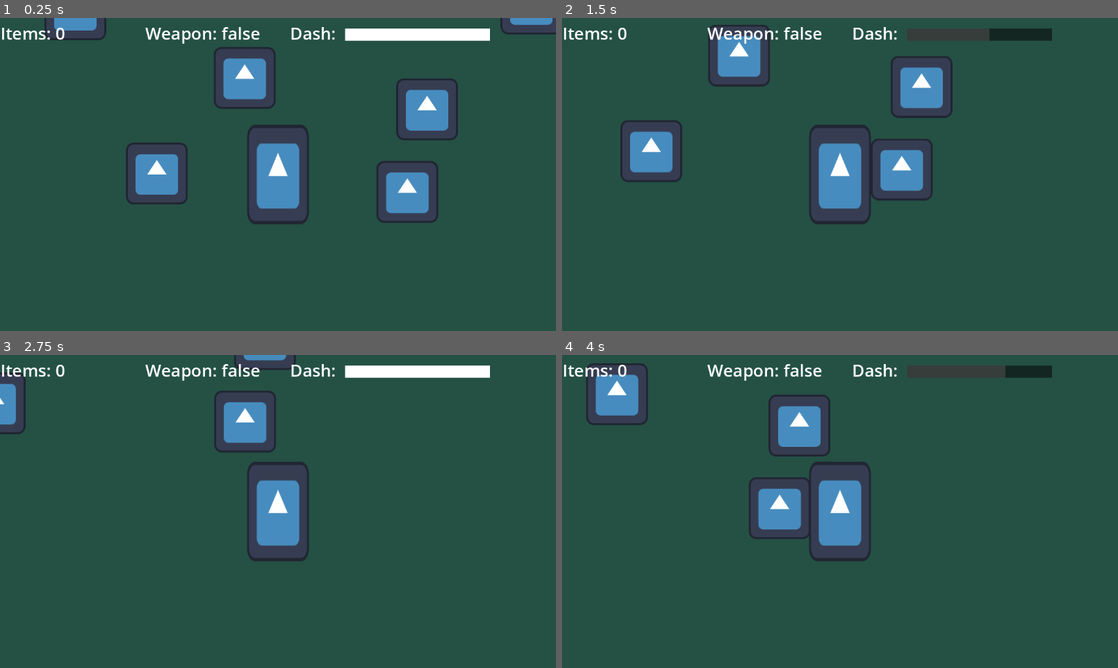
Above: before the commit, frames 1-4 (two rows, left to right).
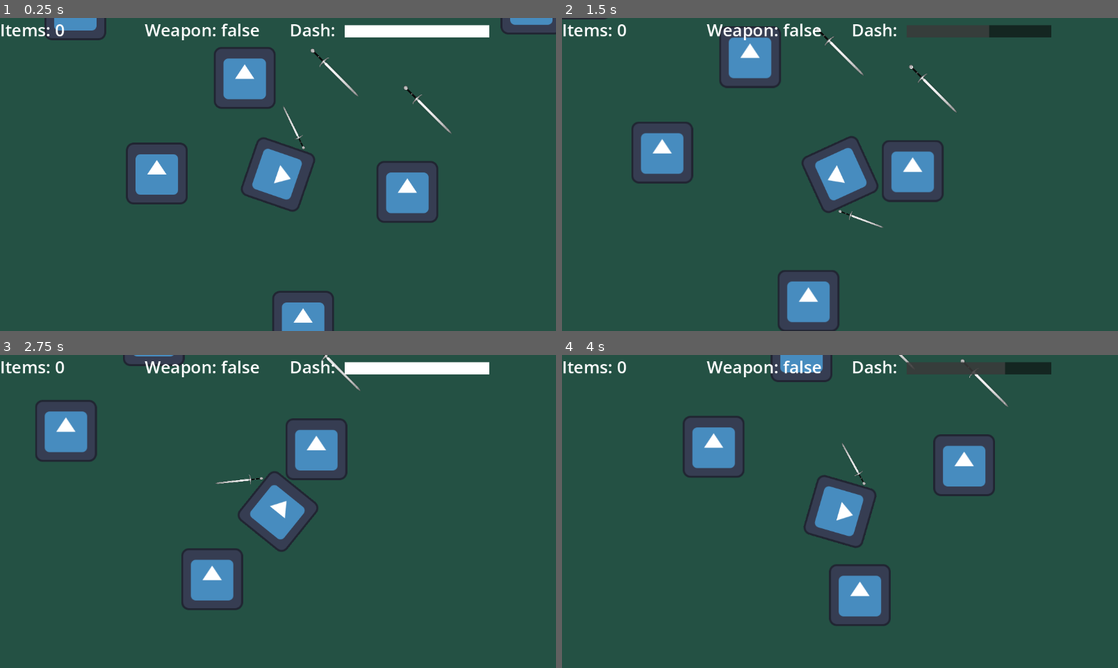
Above: after the commit, the same moments.

Repository: PierceFrancis/Godot-Final-Project
Game: Godot game, scene res://Scenes/main.tscn
Two runs of this game, one before a commit and one after it. Both use one fixed random seed, a clock stepped at 60 frames per second and the inputs below. The engine's default icon, where the game draws it, is replaced by a stand-in: a white triangle on a blue panel in a dark square.
Inputs (mouse positions are in pixels of both pictures, inside the frame that each line leads up to):
- Up to frame 1 (0.25 s): no input
- Up to frame 2 (1.5 s): move the mouse to (962, 158) at 0.52 s; hold D (move_right) 0.53-1.28 s; hold Space (dash) 0.53-1.28 s; tap E (action_button) at 0.6 s; move the mouse to (728, 190) at 1.27 s; hold S (move_down) from 1.28 s (still down); tap Space (dash) at 1.35 s
- Up to frame 3 (2.75 s): tap E (action_button) at 1.55, 2.1 s; move the mouse to (333, 442) at 2.02 s; release S (move_down) at 2.03 s; hold D (move_right) from 2.03 s (still down); hold Space (dash) from 2.03 s (still down)
- Up to frame 4 (4 s): move the mouse to (812, 574) at 2.77 s; release D (move_right) at 2.78 s; release Space (dash) at 2.78 s; hold W (move_up) 2.78-3.53 s; tap Space (dash) at 2.85 s; tap E (action_button) at 3.05, 3.6 s; move the mouse to (1006, 558) at 3.52 s; hold Left (move_left) from 3.53 s (still down); hold Space (dash) from 3.53 s (still down)

The runs differ from the first frame. In frame 1, 5.4% of the frame differs, in the area x 0-89%, y 1-100%; in frame 2, 8.7%; in frame 3, 9.1%; in frame 4, 11%, in the area x 0-89%, y 0-87%.

Commit message:
Start on weapons

Diff:
--- a/Scenes/Player.tscn
+++ b/Scenes/Player.tscn
@@ -1,29 +1,43 @@
-[gd_scene load_steps=5 format=3 uid="uid://ecawa3jdj2h2"]
+[gd_scene load_steps=7 format=3 uid="uid://ecawa3jdj2h2"]
 
 [ext_resource type="Script" uid="uid://bgnsp1sf8ytk7" path="res://Scripts/player.gd" id="1_kyqiw"]
 [ext_resource type="Texture2D" uid="uid://chhiqtgdyqsu7" path="res://icon.svg" id="1_rpqav"]
-[ext_resource type="PackedScene" uid="uid://b4vjb0pt4vr3g" path="res://Scenes/ui.tscn" id="3_gntrk"]
+[ext_resource type="Texture2D" uid="uid://cng63co5ctcqh" path="res://assets/sword-wikia-sword-png-image-a8bef8c261899f5772aa0a24461c573a.png" id="3_gntrk"]
+
+[sub_resource type="Animation" id="Animation_dewec"]
+resource_name = "slash"
+
+[sub_resource type="AnimationLibrary" id="AnimationLibrary_5ixxa"]
+_data = {
+&"slash": SubResource("Animation_dewec")
+}
 
 [sub_resource type="RectangleShape2D" id="RectangleShape2D_kyqiw"]
-size = Vector2(126, 126.013725)
+size = Vector2(123, 76.1073)
 
 [node name="Player" type="CharacterBody2D" groups=["Player"]]
+z_index = 1
 script = ExtResource("1_kyqiw")
 
 [node name="Sprite2D" type="Sprite2D" parent="."]
-position = Vector2(0, -8.34465e-07)
-scale = Vector2(1, 1.603)
+rotation = 1.5707964
 texture = ExtResource("1_rpqav")
 
+[node name="sword" type="Sprite2D" parent="Sprite2D"]
+rotation = 1.5707964
+scale = Vector2(0.15020427, 0.15020427)
+texture = ExtResource("3_gntrk")
+offset = Vector2(0, 675)
+
+[node name="AnimationPlayer" type="AnimationPlayer" parent="Sprite2D/sword"]
+libraries = {
+&"": SubResource("AnimationLibrary_5ixxa")
+}
+
 [node name="CollisionShape2D" type="CollisionShape2D" parent="."]
-position = Vector2(1, 3.8146973e-06)
+position = Vector2(1.9073486e-06, 3.8365533e-06)
+rotation = 1.5707964
 scale = Vector2(1, 1.603)
 shape = SubResource("RectangleShape2D_kyqiw")
 
 [node name="Camera2D" type="Camera2D" parent="."]
-
-[node name="UI" parent="." instance=ExtResource("3_gntrk")]
-offset_left = -575.0
-offset_top = -317.0
-offset_right = 579.0
-offset_bottom = 321.0
--- /dev/null
+++ b/Scenes/enemy_dummy.tscn
@@ -0,0 +1,83 @@
+[gd_scene load_steps=7 format=3 uid="uid://b7e5c5e5t4hsc"]
+
+[ext_resource type="Texture2D" uid="uid://chhiqtgdyqsu7" path="res://icon.svg" id="1_0xtm3"]
+[ext_resource type="Script" uid="uid://bvwtgyq51j77n" path="res://Scripts/enemy_dummy.gd" id="1_67urq"]
+
+[sub_resource type="Animation" id="Animation_67urq"]
+resource_name = "take_damage"
+length = 0.35
+step = 0.05
+tracks/0/type = "value"
+tracks/0/imported = false
+tracks/0/enabled = true
+tracks/0/path = NodePath(".:scale")
+tracks/0/interp = 1
+tracks/0/loop_wrap = true
+tracks/0/keys = {
+"times": PackedFloat32Array(0.00076026906, 0.2014713, 0.35),
+"transitions": PackedFloat32Array(1, 1, 1),
+"update": 0,
+"values": [Vector2(1, 1), Vector2(0.734375, 0.734375), Vector2(0.96093744, 0.96093744)]
+}
+tracks/1/type = "value"
+tracks/1/imported = false
+tracks/1/enabled = true
+tracks/1/path = NodePath(".:modulate")
+tracks/1/interp = 1
+tracks/1/loop_wrap = true
+tracks/1/keys = {
+"times": PackedFloat32Array(0.0015205381, 0.30202955, 0.35),
+"transitions": PackedFloat32Array(1, 3.605001, 0.49999997),
+"update": 0,
+"values": [Color(1, 1, 1, 1), Color(1, 1, 1, 0.54901963), Color(1, 1, 1, 1)]
+}
+
+[sub_resource type="Animation" id="Animation_6ocrp"]
+length = 0.001
+tracks/0/type = "value"
+tracks/0/imported = false
+tracks/0/enabled = true
+tracks/0/path = NodePath(".:scale")
+tracks/0/interp = 1
+tracks/0/loop_wrap = true
+tracks/0/keys = {
+"times": PackedFloat32Array(0),
+"transitions": PackedFloat32Array(1),
+"update": 0,
+"values": [Vector2(1, 1)]
+}
+tracks/1/type = "value"
+tracks/1/imported = false
+tracks/1/enabled = true
+tracks/1/path = NodePath(".:modulate")
+tracks/1/interp = 1
+tracks/1/loop_wrap = true
+tracks/1/keys = {
+"times": PackedFloat32Array(0),
+"transitions": PackedFloat32Array(1),
+"update": 0,
+"values": [Color(1, 1, 1, 1)]
+}
+
+[sub_resource type="AnimationLibrary" id="AnimationLibrary_rak5c"]
+_data = {
+&"RESET": SubResource("Animation_6ocrp"),
+&"take_damage": SubResource("Animation_67urq")
+}
+
+[sub_resource type="RectangleShape2D" id="RectangleShape2D_0js5u"]
+size = Vector2(154, 146)
+
+[node name="Enemy_dummy" type="CharacterBody2D"]
+script = ExtResource("1_67urq")
+
+[node name="Sprite2D" type="Sprite2D" parent="."]
+texture = ExtResource("1_0xtm3")
+
+[node name="AnimationPlayer" type="AnimationPlayer" parent="Sprite2D"]
+libraries = {
+&"": SubResource("AnimationLibrary_rak5c")
+}
+
+[node name="CollisionShape2D" type="CollisionShape2D" parent="."]
+shape = SubResource("RectangleShape2D_0js5u")
--- a/Scenes/item_pickup.tscn
+++ b/Scenes/item_pickup.tscn
@@ -17,5 +17,13 @@
 [node name="CollisionShape2D" type="CollisionShape2D" parent="."]
 shape = SubResource("CircleShape2D_jb3vm")
 
+[node name="PickupPrompt" type="Label" parent="."]
+offset_left = -61.0
+offset_top = 66.0
+offset_right = 63.0
+offset_bottom = 94.0
+theme_override_font_sizes/font_size = 20
+text = "\"E\" to pickup"
+
 [connection signal="body_entered" from="." to="." method="_on_body_entered"]
 [connection signal="body_exited" from="." to="." method="_on_body_exited"]
--- a/Scenes/main.tscn
+++ b/Scenes/main.tscn
@@ -1,9 +1,11 @@
-[gd_scene load_steps=5 format=3 uid="uid://vwdj0yaf5ar2"]
+[gd_scene load_steps=7 format=3 uid="uid://vwdj0yaf5ar2"]
 
 [ext_resource type="PackedScene" uid="uid://ecawa3jdj2h2" path="res://Scenes/Player.tscn" id="1_jjgbg"]
 [ext_resource type="PackedScene" uid="uid://6gf0flf0t48u" path="res://Scenes/static_body_2d.tscn" id="2_bo1nx"]
 [ext_resource type="PackedScene" uid="uid://n2vbxqtdmtcw" path="res://Scenes/item_pickup.tscn" id="3_8gbba"]
 [ext_resource type="PackedScene" uid="uid://dnsvnutvsftmr" path="res://Scenes/weapon_pickup.tscn" id="4_jjvhh"]
+[ext_resource type="PackedScene" uid="uid://b4vjb0pt4vr3g" path="res://Scenes/ui.tscn" id="5_kry3j"]
+[ext_resource type="PackedScene" uid="uid://b7e5c5e5t4hsc" path="res://Scenes/enemy_dummy.tscn" id="6_21xkr"]
 
 [node name="Main" type="Node2D"]
 
@@ -16,6 +18,7 @@
 metadata/_edit_lock_ = true
 
 [node name="Player" parent="." instance=ExtResource("1_jjgbg")]
+rotation = -1.5707964
 
 [node name="StaticBody2D" parent="." instance=ExtResource("2_bo1nx")]
 position = Vector2(268, 36)
@@ -34,3 +37,11 @@
 
 [node name="weapon_pickup" parent="." instance=ExtResource("4_jjvhh")]
 position = Vector2(309, -135)
+
+[node name="weapon_pickup2" parent="." instance=ExtResource("4_jjvhh")]
+position = Vector2(116, -212)
+
+[node name="UI" parent="." instance=ExtResource("5_kry3j")]
+
+[node name="Enemy_dummy" parent="." instance=ExtResource("6_21xkr")]
+position = Vector2(52, 305)
--- a/Scenes/ui.gd
+++ b/Scenes/ui.gd
@@ -1,4 +1,4 @@
-extends Control
+extends CanvasLayer
 
 # --- CONFIGURATION ---
 @export var bar_increase_rate: float = 35.0   # how fast the bar recharges
--- a/Scenes/ui.tscn
+++ b/Scenes/ui.tscn
@@ -5,18 +5,10 @@
 [ext_resource type="Texture2D" uid="uid://bw87q1rkhb02j" path="res://assets/new_border_bar.png" id="3_q7pk6"]
 [ext_resource type="Texture2D" uid="uid://831pccykdp3g" path="res://assets/new_full_bar.png" id="4_m78vo"]
 
-[node name="UI" type="Control"]
-z_index = 1
-layout_mode = 3
-anchors_preset = 0
-offset_left = -492.0
-offset_top = -246.0
-offset_right = 544.0
-offset_bottom = 265.0
+[node name="UI" type="CanvasLayer"]
 script = ExtResource("1_jxero")
 
 [node name="Label" type="Label" parent="."]
-layout_mode = 0
 offset_left = 300.0
 offset_right = 525.0
 offset_bottom = 69.0
@@ -26,7 +18,6 @@
 text = "Weapon: "
 
 [node name="Label2" type="Label" parent="."]
-layout_mode = 0
 offset_right = 163.0
 offset_bottom = 69.0
 size_flags_horizontal = 0
@@ -35,7 +26,6 @@
 text = "Items: "
 
 [node name="Label3" type="Label" parent="."]
-layout_mode = 0
 offset_left = 600.0
 offset_right = 695.0
 offset_bottom = 49.0
@@ -44,7 +34,6 @@
 
 [node name="TextureProgressBar" type="TextureProgressBar" parent="."]
 custom_minimum_size = Vector2(0, 25)
-layout_mode = 0
 offset_left = 714.0
 offset_top = 15.0
 offset_right = 1314.0
--- a/Scenes/weapon_pickup.gd
+++ b/Scenes/weapon_pickup.gd
@@ -3,25 +3,31 @@
 signal picked_up
 
 var player_inside: Node = null  # reference to the player currently inside
+@onready var prompt_label = $PickupPrompt  # Label child that displays "E"
 
 func _ready() -> void:
 	var manager = get_tree().root.get_node("/root/GameManager") # adjust if needed
 	self.picked_up.connect(manager.weaponUp)
 
+	if prompt_label:
+		prompt_label.visible = false  # hide prompt by default
 
 func _on_body_entered(body: Node) -> void:
 	if body.is_in_group("Player"):
-		print("Entered")
+		print("Entered weapon pickup area")
 		player_inside = body
+		if prompt_label:
+			prompt_label.visible = true  # show "E" prompt
 
 func _on_body_exited(body: Node) -> void:
-
 	if body == player_inside:
-		print("Exited")
+		print("Exited weapon pickup area")
 		player_inside = null
+		if prompt_label:
+			prompt_label.visible = false  # hide prompt
 
 func _process(_delta: float) -> void:
 	if player_inside:
-		if player_inside.is_in_group("Player") and Input.is_action_just_pressed("action_button") and GameManager.weapon != true:
+		if Input.is_action_just_pressed("action_button") and GameManager.weapon != true:
 			picked_up.emit(true)
 			queue_free()
--- a/Scenes/weapon_pickup.tscn
+++ b/Scenes/weapon_pickup.tscn
@@ -1,7 +1,12 @@
-[gd_scene load_steps=3 format=3 uid="uid://dnsvnutvsftmr"]
+[gd_scene load_steps=4 format=3 uid="uid://dnsvnutvsftmr"]
 
 [ext_resource type="PackedScene" uid="uid://n2vbxqtdmtcw" path="res://Scenes/item_pickup.tscn" id="1_tqm4g"]
 [ext_resource type="Script" uid="uid://cnftyv6jo1rrl" path="res://Scenes/weapon_pickup.gd" id="2_50o1u"]
+[ext_resource type="Texture2D" uid="uid://cng63co5ctcqh" path="res://assets/sword-wikia-sword-png-image-a8bef8c261899f5772aa0a24461c573a.png" id="3_12psw"]
 
 [node name="weapon_pickup" instance=ExtResource("1_tqm4g")]
 script = ExtResource("2_50o1u")
+
+[node name="Sprite2D" parent="." index="0"]
+scale = Vector2(0.20898438, 0.20898438)
+texture = ExtResource("3_12psw")
--- /dev/null
+++ b/Scripts/enemy_dummy.gd
@@ -0,0 +1,10 @@
+extends CharacterBody2D
+
+var health: float = 3.0
+
+func take_damage(weapon_damage: float):
+	$Sprite2D/AnimationPlayer.play("take_damage")
+	health -= weapon_damage
+
+	if health <= 0.0:
+		queue_free()
--- a/Scripts/item_pickup.gd
+++ b/Scripts/item_pickup.gd
@@ -3,22 +3,28 @@
 signal picked_up
 
 var player_inside: Node = null  # reference to the player currently inside
+@onready var prompt_label = $PickupPrompt
 
 func _ready() -> void:
 	var manager = get_tree().root.get_node("/root/GameManager") # adjust if needed
 	self.picked_up.connect(manager.pickedUp)
 
+	if prompt_label:
+		prompt_label.visible = false
 
 func _on_body_entered(body: Node) -> void:
 	if body.is_in_group("Player"):
 		print("Entered")
 		player_inside = body
+		if prompt_label:
+			prompt_label.visible = true
 
 func _on_body_exited(body: Node) -> void:
-
 	if body == player_inside:
 		print("Exited")
 		player_inside = null
+		if prompt_label:
+			prompt_label.visible = false
 
 func _process(_delta: float) -> void:
 	if player_inside:
--- a/Scripts/player.gd
+++ b/Scripts/player.gd
@@ -12,8 +12,15 @@
 const DASH_RELOAD_COST: float = 1.5
 var dash_reload_timer: float = 0.0
 
+@export var turn_speed: float = 10.0  # higher = faster turn
 
 func _physics_process(delta: float) -> void:
+	var mouse_pos = get_global_mouse_position()
+	var target_angle = (mouse_pos - global_position).angle()
+
+	# Smoothly interpolate rotation toward the target
+	rotation = lerp_angle(rotation, target_angle, turn_speed * delta)
+
 	if dash_timer == 0.0:
 		var input: Vector2 = Vector2(Input.get_axis("move_left", "move_right"),
 		Input.get_axis("move_up", "move_down")).normalized()
@@ -23,8 +30,6 @@
 		var velocity_weight_y: float = 1.0 - exp( -(ACCELERATION if input.y else FRICTION) * delta)
 		velocity.y = lerp(velocity.y, input.y * MAX_SPEED, velocity_weight_y)
 
-		if input.x:
-			$Sprite2D.flip_h = true if input.x < 0 else false
 
 	_dash_logic(delta)
 	move_and_slide()
@@ -38,8 +43,6 @@
 		dash_dir = velocity
 		velocity = dash_dir * DASH_SPEED
 
-		if dash_dir.x:
-			$Sprite2D.flip_h = false if dash_dir.x > 0 else true
 
 	if dash_timer > 0.0:
 		dash_timer = max(0.0, dash_timer - delta)
Not shown, added: Scripts/enemy_dummy.gd.uid
Binary file added: assets/sword-wikia-sword-png-image-a8bef8c261899f5772aa0a24461c573a.png
Not shown, added: assets/sword-wikia-sword-png-image-a8bef8c261899f5772aa0a24461c573a.png.import
